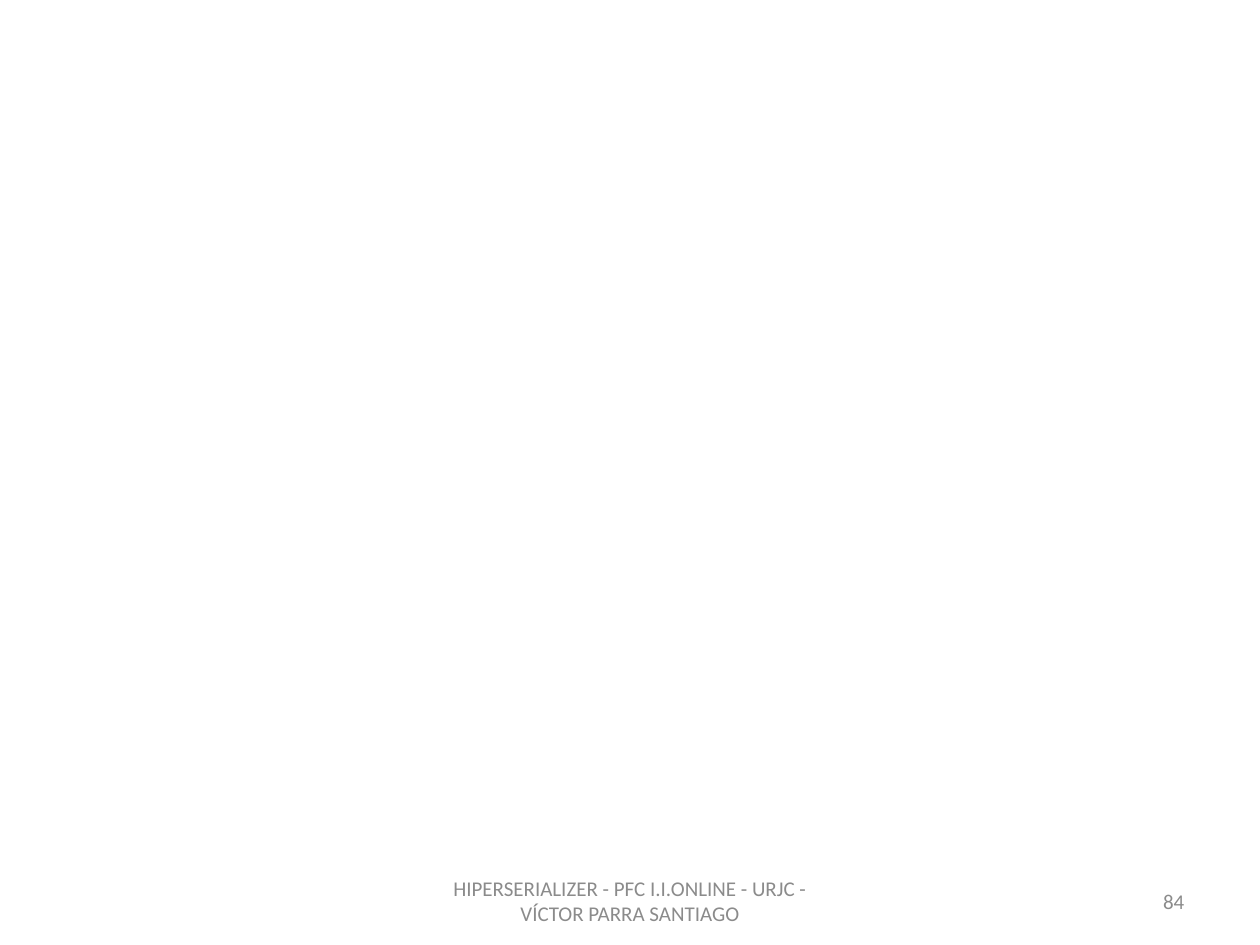
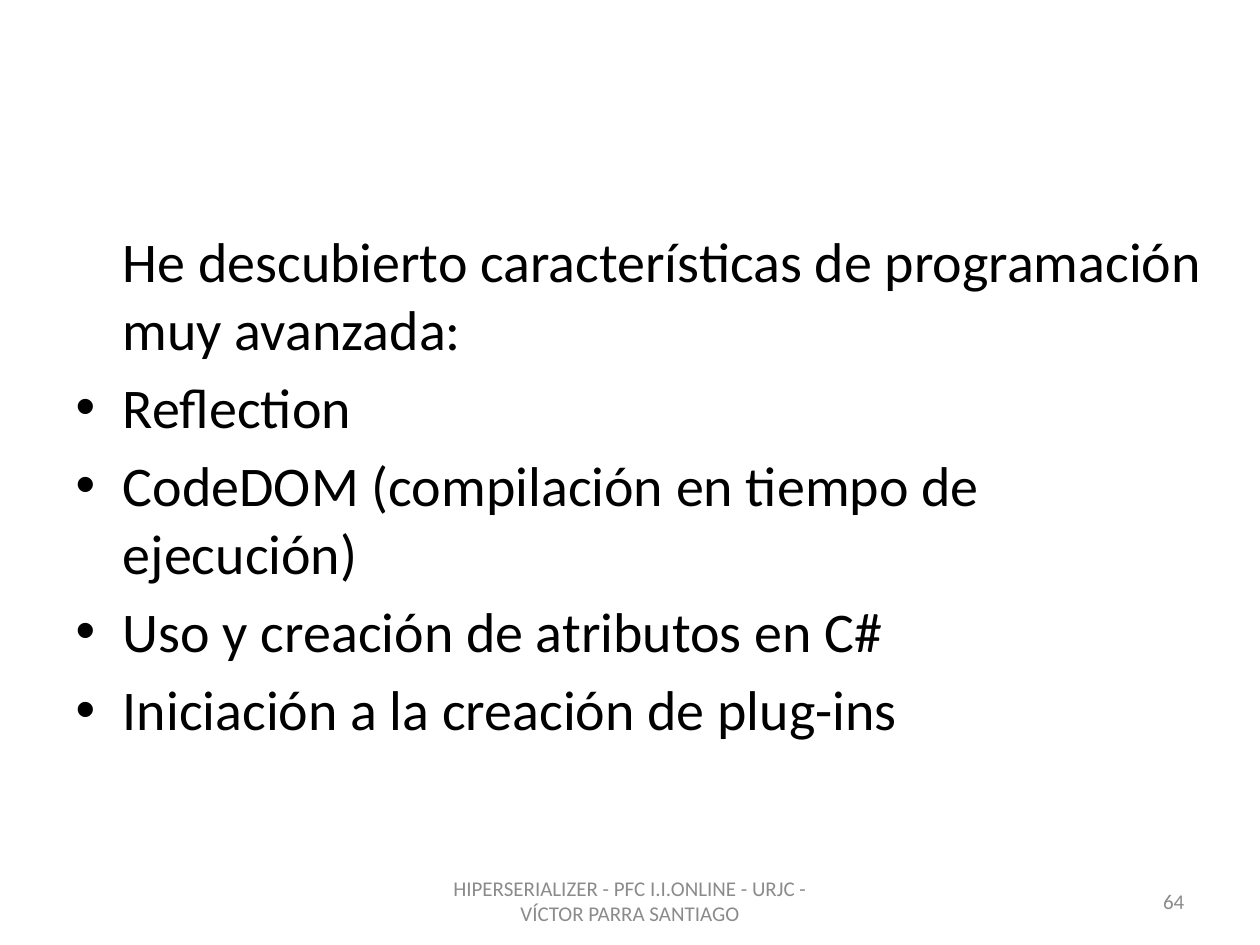
Before and after one commit to vitiparra/ProyectoFinDeCarrera, a slide deck: slide 64 of Memoria/PFC HiperSerializer OK.pptx (slide 84 before the commit). Drawn at 1260x945 pixels with LibreOffice and Linux fonts; fonts in the diff are those of the drawing; background and template pictures are left out. Boxes give left, top, right and bottom in pixels: in the first picture for what was removed or moved away, otherwise in the second. Text is boxed around its words. In the diff, an @@ line names an element or a change of style, - is before the commit and + after.

```diff
--- a/Memoria/PFC HiperSerializer OK.pptx
+++ b/Memoria/PFC HiperSerializer OK.pptx
@@ text added at (x1=123, y1=243, x2=1201, y2=740), 32 pt, text #000000 @@
+He descubierto características de programación muy avanzada:
+• Reflection
+• CodeDOM (compilación en tiempo de ejecución)
+• Uso y creación de atributos en C#
+• Iniciación a la creación de plug-ins
@@ page number at (x1=1163, y1=895, x2=1184, y2=909): text changed @@
-84
+64
```
Also in this commit, not shown: 16 other slides changed, 1 slide added, 45 slides removed, 1 other file.
